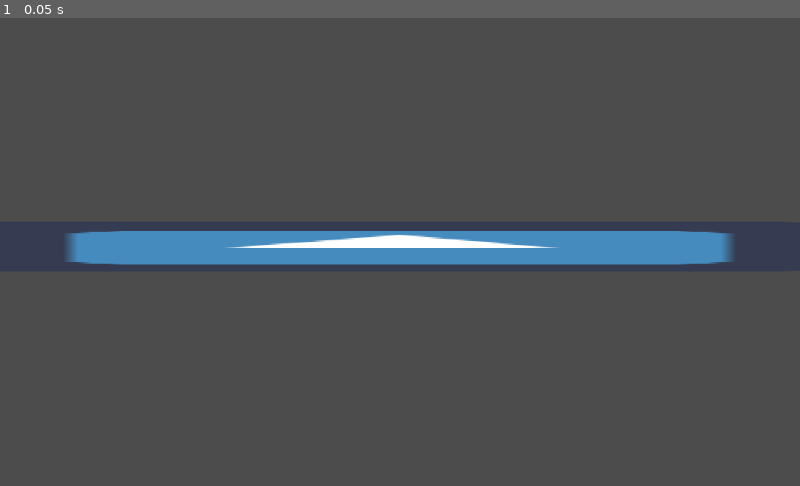
Above: before the commit, frame 1.
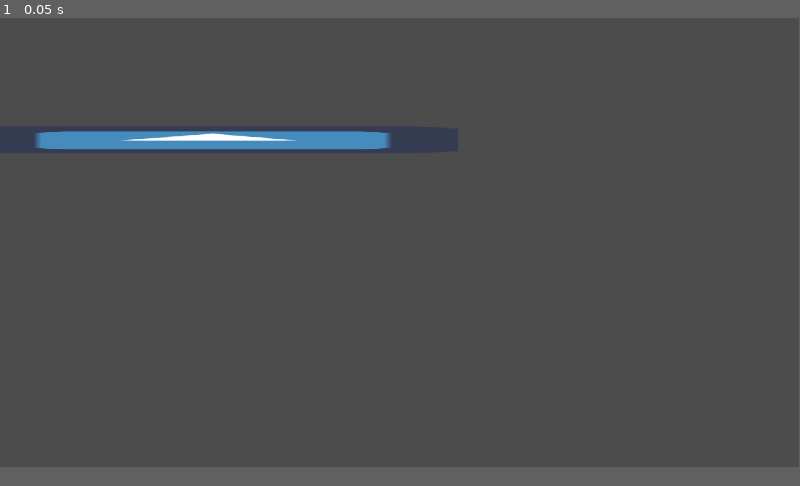
Above: after the commit, the same moment.

Repository: TheGenericAccount/Rye-Granny-Roots-Bugs
Game: Godot game, scene res://Main.tscn
Two runs of this game, one before a commit and one after it. Both use one fixed random seed, a clock stepped at 60 frames per second and the inputs below. The engine's default icon, where the game draws it, is replaced by a stand-in: a white triangle on a blue panel in a dark square.
Inputs:
- Up to frame 1 (0.05 s): no input
In our replay, the window is 800x468 before the commit and 799x449 after it. These sizes can differ from the game's own. Grey fills any space a smaller window leaves; there, only what the larger window draws over its background counts as a difference.

The runs differ from the first frame. In frame 1, 7.8% of the frame differs, in the area x 4-92%, y 24-53%.

Commit message:
resolution change

Diff:
--- a/project.godot
+++ b/project.godot
@@ -14,6 +14,12 @@
 run/main_scene="res://Main.tscn"
 config/icon="res://icon.png"
 
+[display]
+
+window/size/width=1920
+window/size/height=1080
+window/size/resizable=false
+
 [gui]
 
 common/drop_mouse_on_gui_input_disabled=true
